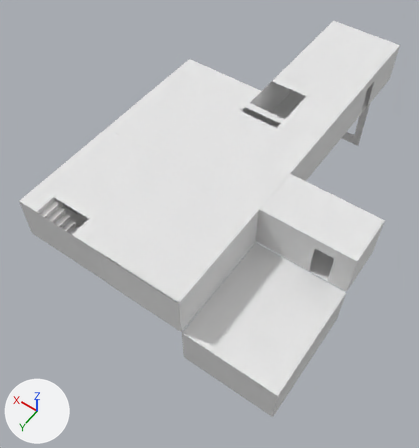
The Blender file Assets/models/floor_2/floor_2.blend as it was, and as the next commit left it.
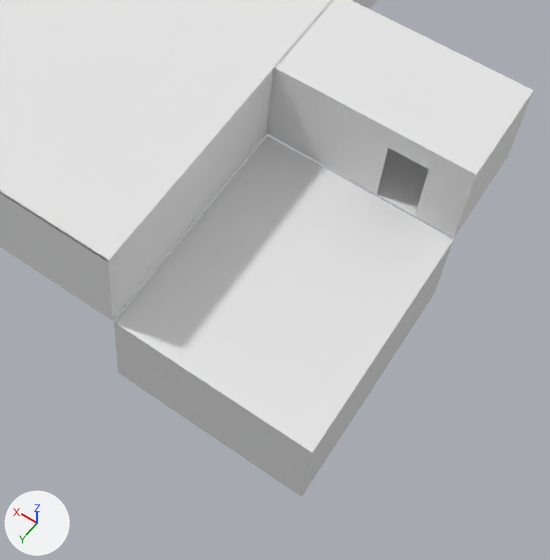
Each version appears first whole from a camera (50 mm lens) standing at (-37.0, 97.0, 96.8) and looking at (4.6, 38.7, 5.1), and next in a close-up on the part from 30% to 94% of the width and 39% to 100% of the height. The lights are fixed; the arrows at lower left show +X, +Y and +Z.

Before the edit, the objects in view are built like this:
```python
me_cube_021 = bpy.data.meshes.new('Cube.021')
me_cube_021.from_pydata(...)  # 12 vertices, 5 faces; spans x -1.0..1.0, y -1.0..1.0, z 2.0
me_cube_021.materials.append(mat_ceiling)  # its picture is missing
me_plane_000 = bpy.data.meshes.new('Plane.000')
me_plane_000.from_pydata(...)  # a box spanning x -1.0..1.0, y -1.0..1.0, z 0.0..15.0
me_plane_008 = bpy.data.meshes.new('Plane.008')
me_plane_008.from_pydata([(1.0, -1.0, 15.0), (-1.0, -1.0, 15.0), (1.0, 1.0, 15.0), (-1.0, 1.0, 15.0)], [], [(1, 3, 2, 0)])
me_plane_008.materials.append(mat_ceiling)  # its picture is missing
ob_main_hall_ceiling = bpy.data.objects.new('main_hall_ceiling', me_cube_021)
ob_main_hall_ceiling.parent = ob_floor_2
ob_main_hall_ceiling.matrix_parent_inverse = Matrix(((1.0, 0.0, 0.0, 0.0), (0.0, 1.0, 0.0, 0.0), (0.0, 0.0, 1.0, -14.91), (0.0, 0.0, 0.0, 1.0)))
ob_main_hall_ceiling.location = (0.0, 25.0, 13.0)
ob_main_hall_ceiling.scale = (8.0, 39.0, 4.5)
ob_north_west_wing_001 = bpy.data.objects.new('north_west_wing.001', me_plane_008)
ob_north_west_wing_001.parent = ob_floor_2
ob_north_west_wing_001.matrix_parent_inverse = Matrix(((1.0, 0.0, 0.0, 0.0), (0.0, 1.0, 0.0, 0.0), (0.0, 0.0, 1.0, -2.0), (0.0, 0.0, 0.0, 1.0)))
ob_north_west_wing_001.location = (17.0, 49.02, 0.0)
ob_north_west_wing_001.scale = (9.0, 7.0, 0.6)
ob_north_west_wing_004 = bpy.data.objects.new('north_west_wing.004', me_plane_000)
ob_north_west_wing_004.parent = ob_floor_2
ob_north_west_wing_004.matrix_parent_inverse = Matrix(((1.0, 0.0, 0.0, 0.0), (0.0, 1.0, 0.0, 0.0), (0.0, 0.0, 1.0, -2.0), (0.0, 0.0, 0.0, 1.0)))
ob_north_west_wing_004.location = (-17.0, 53.0, -9.299)
ob_north_west_wing_004.scale = (9.0, 11.0, 0.6)
# also in view: 'center_hall' at (0.0, 42.0, 17.4); 'center_hall.005' at (-26.0, 37.0, 17.4); 'center_hall.001' at (0.0, 37.0, 12.9); 'center_hall.002' at (0.0, 37.0, 21.9); 'north_west_wing.002' at (0.0, 53.1, 17.4)
```
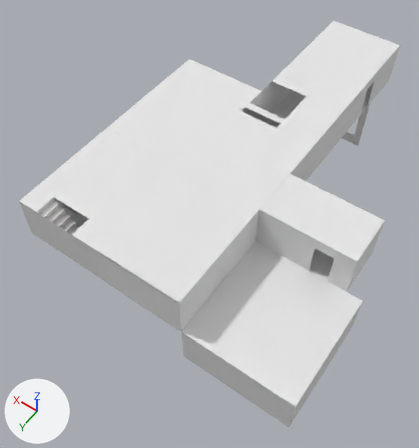
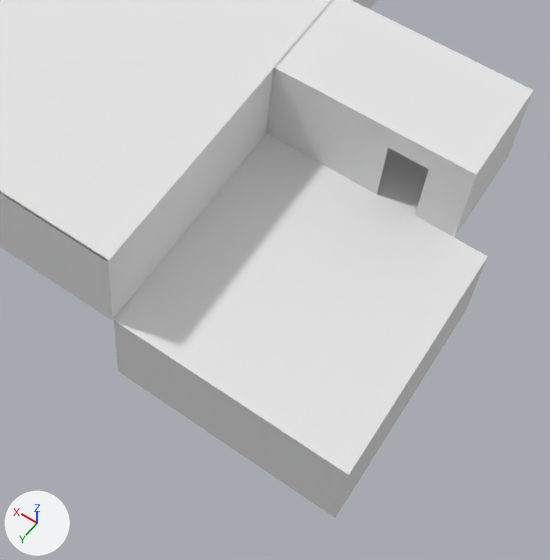
Where the change shows, as pixel boxes [x1, y1, x2, y2] in the close-ups (550 x 560 px):
'north_west_wing.004', moved, rescaled (10% wider, 6% taller): before [114, 136, 454, 497]; after [114, 134, 488, 518]

The change, as a list of edits to the scene's bpy script:
```text
Change ob_north_west_wing_004:
    ob_north_west_wing_004.location: (-17.0, 53.0, -9.299) -> (-18.5, 53.0, -9.0)
    ob_north_west_wing_004.scale: (9.0, 11.0, 0.6) -> (10.5, 11.0, 0.6)
```
